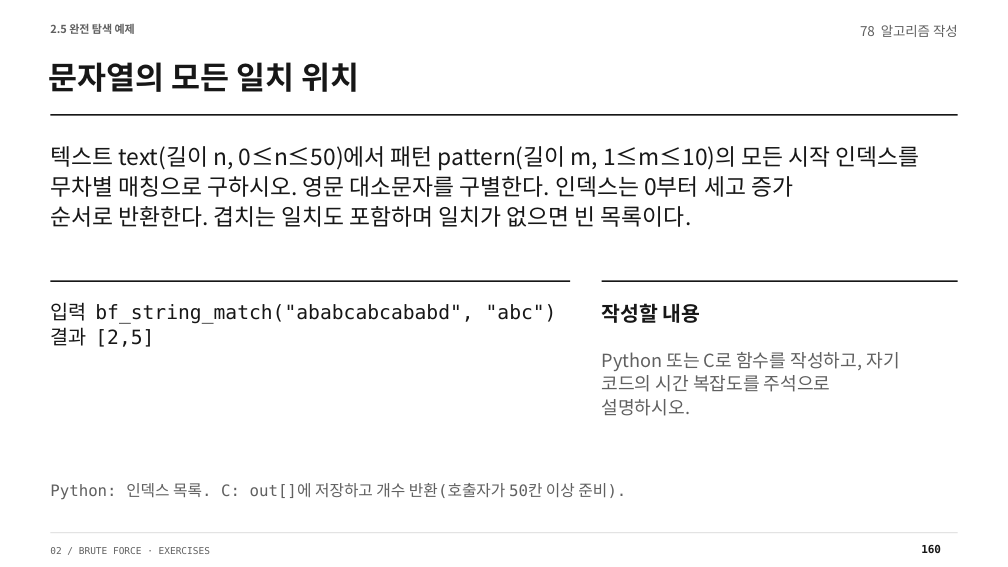
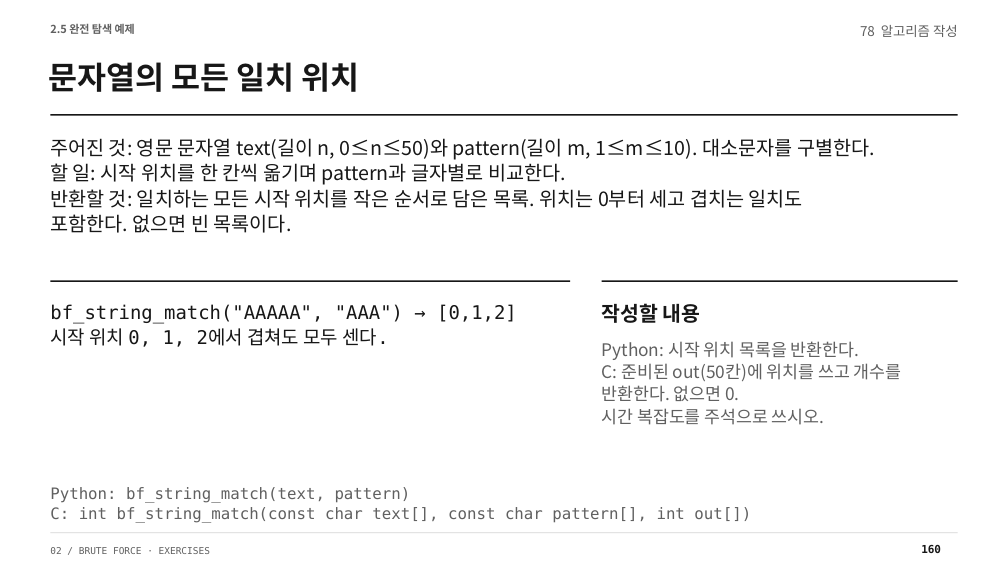
Before and after one commit to Sangdon-Park/Sangdon-Park.github.io, a slide deck: slide 160 of data/알고리즘/2장_연습문제_100문항_알고리즘작성형_수업용.pptx. Drawn at 1008x567 pixels with LibreOffice and Linux fonts; fonts in the diff are those of the drawing. Boxes give left, top, right and bottom in pixels: in the first picture for what was removed or moved away, otherwise in the second. Text is boxed around its words. In the diff, an @@ line names an element or a change of style, - is before the commit and + after.

```diff
--- a/data/알고리즘/2장_연습문제_100문항_알고리즘작성형_수업용.pptx
+++ b/data/알고리즘/2장_연습문제_100문항_알고리즘작성형_수업용.pptx
@@ text at [50,138,875,233]: text changed; size 21.8 to 18.8 pt @@
-텍스트 text(길이 n, 0≤n≤50)에서 패턴 pattern(길이 m, 1≤m≤10)의 모든 시작 인덱스를
-무차별 매칭으로 구하시오. 영문 대소문자를 구별한다. 인덱스는 0부터 세고 증가
-순서로 반환한다. 겹치는 일치도 포함하며 일치가 없으면 빈 목록이다.
+주어진 것: 영문 문자열 text(길이 n, 0≤n≤50)와 pattern(길이 m, 1≤m≤10). 대소문자를 구별한다.
+할 일: 시작 위치를 한 칸씩 옮기며 pattern과 글자별로 비교한다.
+반환할 것: 일치하는 모든 시작 위치를 작은 순서로 담은 목록. 위치는 0부터 세고 겹치는 일치도
+포함한다. 없으면 빈 목록이다.
@@ text at [50,304,517,347]: text changed; size 18.8 to 18 pt @@
-입력 bf_string_match("ababcabcababd", "abc")
-결과 [2,5]
+bf_string_match("AAAAA", "AAA") → [0,1,2]
+시작 위치 0, 1, 2에서 겹쳐도 모두 센다.
@@ text at [602,341,902,425]: text changed; size 17.2 to 16.5 pt @@
-Python 또는 C로 함수를 작성하고, 자기
-코드의 시간 복잡도를 주석으로
-설명하시오.
+Python: 시작 위치 목록을 반환한다.
+C: 준비된 out(50칸)에 위치를 쓰고 개수를
+반환한다. 없으면 0.
+시간 복잡도를 주석으로 쓰시오.
@@ text at [50,487,751,523]: text changed @@
-Python: 인덱스 목록. C: out[]에 저장하고 개수 반환(호출자가 50칸 이상 준비).
+Python: bf_string_match(text, pattern)
+C: int bf_string_match(const char text[], const char pattern[], int out[])
```
Also in this commit, not shown: 70 other slides changed, 24 other files.
